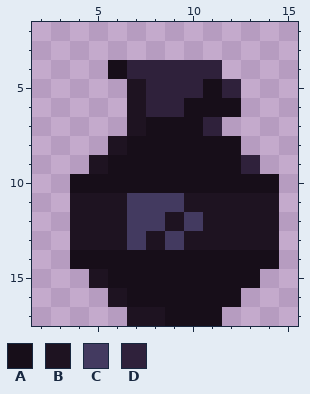
Two versions of one pixel-art sprite, src/domain/resources/images/weapons/throwables/frag_grenade/idle.png. The picture above was drawn from the file before the commit.
The file is 18x18 pixels. Shown: x 2..15, y 2..17.
Palette (. is transparent): A #170e19  B #1e1321  C #433a60  D #2f213b
After the commit:
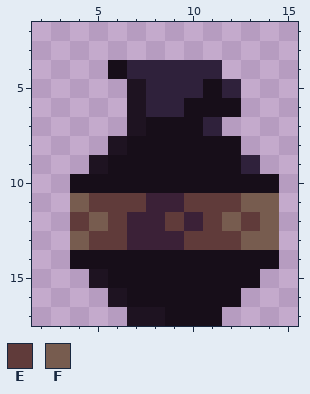
Colours new in this view: E #603b3a  F #775c4f
Edits made:
colour C: #433a60 -> #3b2137
y 11: x 4..7 BBBC -> FEEE; x 10..14 BBBBB -> EEEFF
y 12: x 4..6 BBB -> EFE; x 9 B -> E; x 11..14 BBBB -> EFEF
y 13: x 4..6 BBB -> FEE; x 8 B -> C; x 10..14 BBBBB -> EEEFF
Boxes around the changes in both pictures, in picture pixels (x1, y1, x2, y2):
changed: (70, 193, 279, 250)
